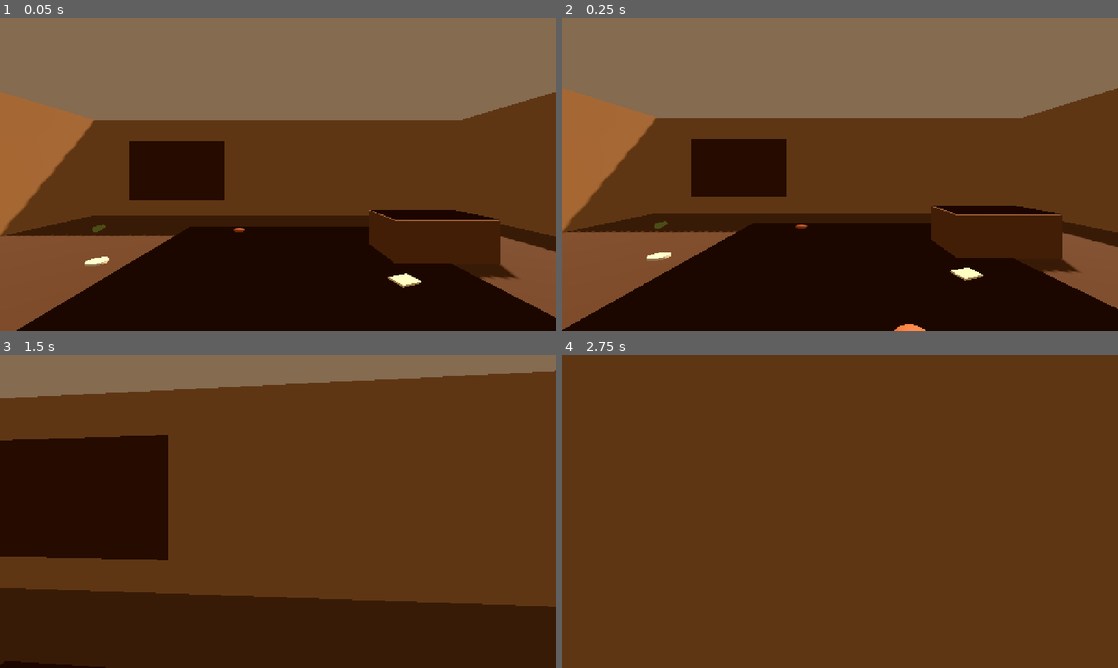
Above: before the commit, frames 1-4 (two rows, left to right).
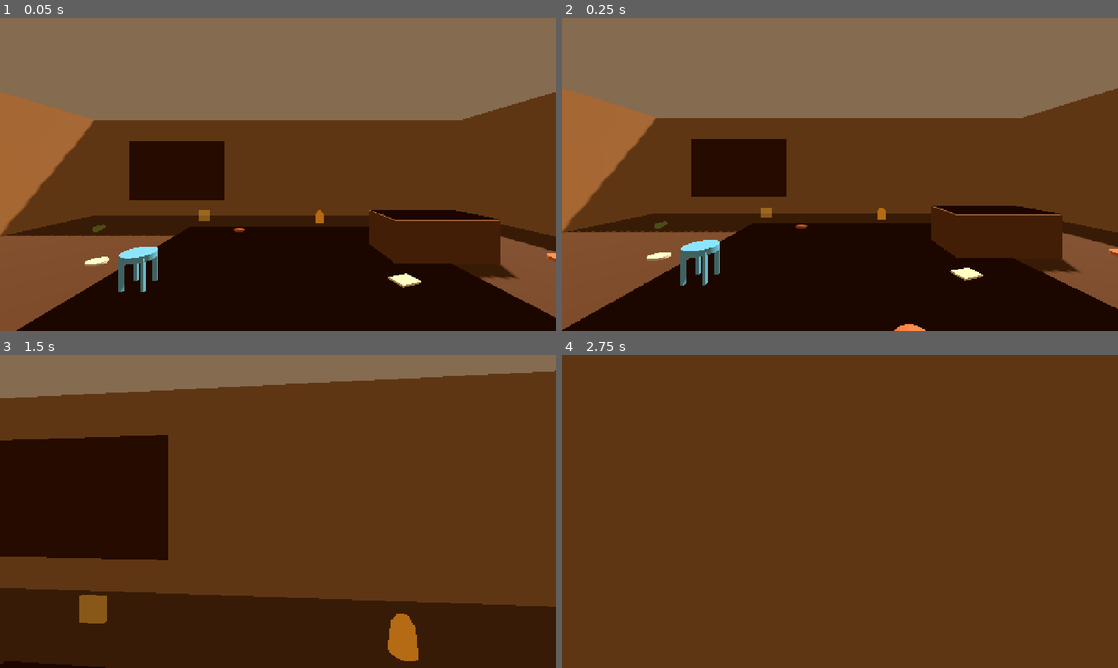
Above: after the commit, the same moments.

Repository: FoxyLight/cleanup-prototype
Game: Godot game, scene res://scenes/movie_studio/saloon_after_fight.tscn
Two runs of this game, one before a commit and one after it. Both use one fixed random seed, a clock stepped at 60 frames per second and the inputs below. This scene is started directly instead of the project's main scene.
Inputs (mouse positions are in pixels of both pictures, inside the frame that each line leads up to):
- Up to frame 1 (0.05 s): no input
- Up to frame 2 (0.25 s): no input
- Up to frame 3 (1.5 s): tap Enter at 0.5 s; move the mouse to (305, 511) at 0.52 s; press the mouse at (305, 511) at 0.53 s; hold W (move_forward) from 0.53 s (still down); move the mouse to (250, 511) at 1.27 s; release the mouse at (250, 511) at 1.28 s; tap Tab (inspect) at 1.35 s
- Up to frame 4 (2.75 s): keep holding W (move_forward); move the mouse to (851, 505) at 2.02 s; tap E (interact) at 2.1 s

The runs differ from the first frame. In frame 1, 0.8% of the frame differs, in the area x 21-100%, y 61-88%; in frame 2, 0.8%; in frame 3, 1.1%, in the area x 14-76%, y 76-98%; in frame 4, nothing differs.

Commit message:
feat: add four Movie Studio RETURN pairs

Diff:
--- a/scenes/movie_studio/saloon_after_fight.tscn
+++ b/scenes/movie_studio/saloon_after_fight.tscn
@@ -1,8 +1,10 @@
-[gd_scene load_steps=19 format=3]
+[gd_scene load_steps=21 format=3]
 
 [ext_resource type="PackedScene" path="res://scenes/player.tscn" id="1_player"]
 [ext_resource type="Script" path="res://scripts/movie_studio/movie_studio_cleanable.gd" id="2_cleanable"]
 [ext_resource type="Script" path="res://scripts/movie_studio/discard_object.gd" id="3_discard"]
+[ext_resource type="Script" path="res://scripts/movie_studio/return_prop.gd" id="4_return_prop"]
+[ext_resource type="Script" path="res://scripts/movie_studio/return_target.gd" id="5_return_target"]
 
 [sub_resource type="BoxMesh" id="FloorMesh"]
 size = Vector3(14, 0.2, 10)
@@ -252,6 +254,82 @@
 discard_kind = 2
 tint = Color(0.62, 0.31, 0.14, 1)
 
+[node name="ReturnHat" type="StaticBody3D" parent="."]
+position = Vector3(2.0, 0.02, 5.7)
+collision_layer = 2
+collision_mask = 0
+script = ExtResource("4_return_prop")
+prop_id = &"return_hat"
+required_target_id = &"return_hat_rack"
+prop_kind = 0
+tint = Color(0.72, 0.34, 0.16, 1)
+
+[node name="ReturnLantern" type="StaticBody3D" parent="."]
+position = Vector3(5.7, 0.02, 8.6)
+collision_layer = 2
+collision_mask = 0
+script = ExtResource("4_return_prop")
+prop_id = &"return_lantern"
+required_target_id = &"return_lantern_hook"
+prop_kind = 1
+tint = Color(0.90, 0.63, 0.18, 1)
+
+[node name="ReturnStool" type="StaticBody3D" parent="."]
+position = Vector3(8.9, 0.02, 5.0)
+collision_layer = 2
+collision_mask = 0
+script = ExtResource("4_return_prop")
+prop_id = &"return_stool"
+required_target_id = &"return_stool_spot"
+prop_kind = 2
+tint = Color(0.32, 0.58, 0.72, 1)
+
+[node name="ReturnMug" type="StaticBody3D" parent="."]
+position = Vector3(12.0, 0.02, 4.6)
+collision_layer = 2
+collision_mask = 0
+script = ExtResource("4_return_prop")
+prop_id = &"return_mug"
+required_target_id = &"return_mug_shelf"
+prop_kind = 3
+tint = Color(0.72, 0.30, 0.52, 1)
+
+[node name="HatRackTarget" type="Area3D" parent="."]
+position = Vector3(1.0, 0.02, 8.8)
+collision_layer = 4
+collision_mask = 0
+script = ExtResource("5_return_target")
+target_id = &"return_hat_rack"
+target_kind = 0
+tint = Color(0.72, 0.34, 0.16, 1)
+
+[node name="LanternHookTarget" type="Area3D" parent="."]
+position = Vector3(9.4, 0.02, 8.9)
+collision_layer = 4
+collision_mask = 0
+script = ExtResource("5_return_target")
+target_id = &"return_lantern_hook"
+target_kind = 1
+tint = Color(0.90, 0.63, 0.18, 1)
+
+[node name="StoolSpotTarget" type="Area3D" parent="."]
+position = Vector3(12.2, 0.02, 2.0)
+collision_layer = 4
+collision_mask = 0
+script = ExtResource("5_return_target")
+target_id = &"return_stool_spot"
+target_kind = 2
+tint = Color(0.32, 0.58, 0.72, 1)
+
+[node name="MugShelfTarget" type="Area3D" parent="."]
+position = Vector3(9.5, 1.02, 3.0)
+collision_layer = 4
+collision_mask = 0
+script = ExtResource("5_return_target")
+target_id = &"return_mug_shelf"
+target_kind = 3
+tint = Color(0.72, 0.30, 0.52, 1)
+
 [node name="Player" parent="." instance=ExtResource("1_player")]
 position = Vector3(7, 1, 2.2)
 rotation_degrees = Vector3(0, 180, 0)
